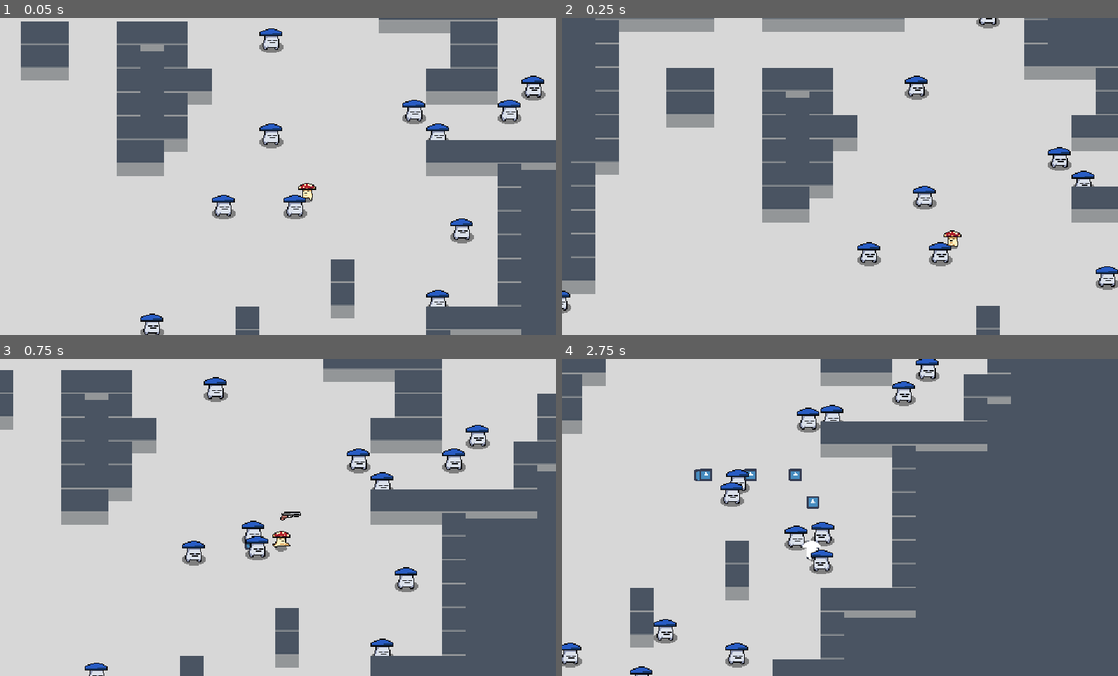
Above: before the commit, frames 1-4 (two rows, left to right).
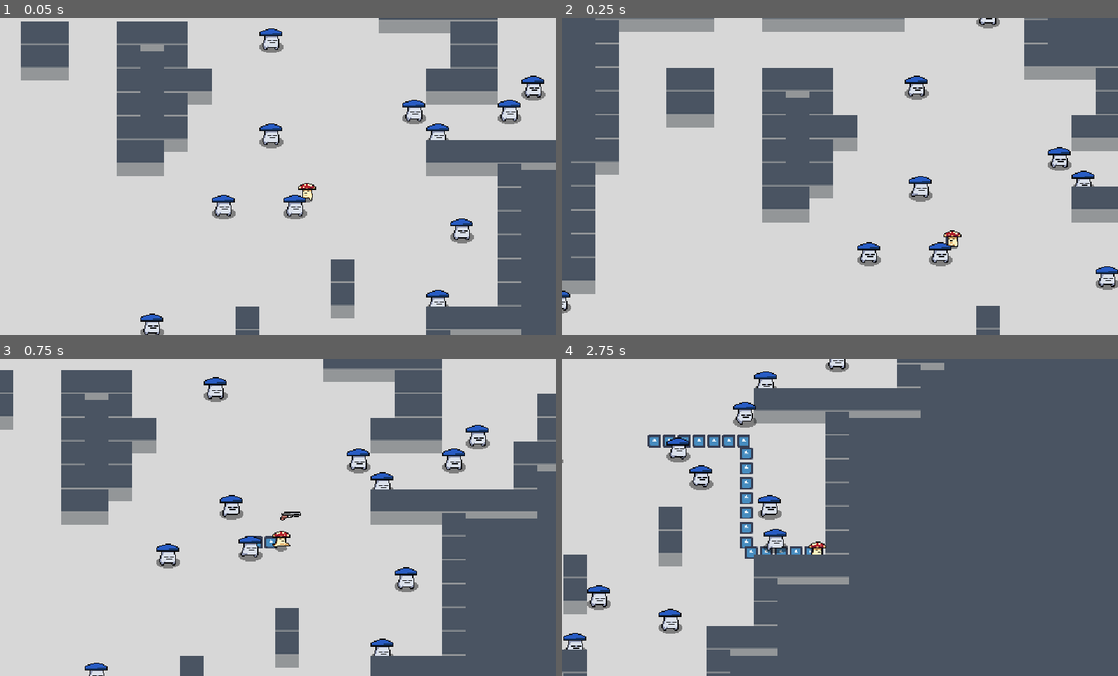
Above: after the commit, the same moments.

Repository: Hairic95/nuclear-throne-godot-clone
Game: Godot game, scene res://src/scenes/TestScene.tscn
Same seed, same stepped clock (60 frames per second), same inputs: the game is played once before the commit and once after it. The engine's default icon, where the game draws it, is replaced by a stand-in: a white triangle on a blue panel in a dark square.
Inputs (mouse positions are in pixels of both pictures, inside the frame that each line leads up to):
- Up to frame 1 (0.05 s): no input
- Up to frame 2 (0.25 s): no input
- Up to frame 3 (0.75 s): move the mouse to (400, 501) at 0.52 s; hold D from 0.53 s (still down); right-click (400, 501) at 0.6 s
- Up to frame 4 (2.75 s): move the mouse to (728, 533) at 1.27 s; release D at 1.28 s; hold S 1.28-2.03 s; click (728, 533) at 1.35 s; move the mouse to (895, 447) at 2.02 s; hold D from 2.03 s (still down); tap E (interact) at 2.1 s

Frame 1 is identical in both runs. In frame 2, 0.4% of the frame differs, in the area x 62-72%, y 49-73%; in frame 3, 1.0%; in frame 4, 28%, in the area x 0-81%, y 0-100%.

Commit message:
enemy ai fixes

Diff:
--- a/assets/animation_tree/character_basic_tree.tres
+++ b/assets/animation_tree/character_basic_tree.tres
@@ -45,4 +45,4 @@
 nodes/tr_alive/position = Vector2( 980, 220 )
 nodes/tr_movement/node = SubResource( 7 )
 nodes/tr_movement/position = Vector2( 420, 180 )
-node_connections = [ "output", 0, "tr_alive", "tr_movement", 0, "an_idle", "tr_movement", 1, "an_run", "os_hurt", 0, "tr_movement", "os_hurt", 1, "an_hurt", "tr_alive", 0, "os_hurt", "tr_alive", 1, "an_dead" ]
+node_connections = [ "output", 0, "tr_alive", "os_hurt", 0, "tr_movement", "os_hurt", 1, "an_hurt", "tr_movement", 0, "an_idle", "tr_movement", 1, "an_run", "tr_alive", 0, "os_hurt", "tr_alive", 1, "an_dead" ]
--- a/src/entities/enemies/Enemy.gd
+++ b/src/entities/enemies/Enemy.gd
@@ -7,7 +7,9 @@
 
 var player_in_range = null
 
-var speed = 100
+var direction = Vector2.ZERO
+
+var speed = 40
 
 func _ready():
 	randomize()
@@ -24,11 +26,25 @@
 				else:
 					$Sprite.flip_h = true
 
-				move_and_collide((player_in_range.global_position - global_position).normalized() * speed * delta)
+				direction = (player_in_range.global_position - global_position).normalized()
 
-			$Vision.look_at(player_in_range.global_position)
+			else:
+				var following_player = false
+
+				for scent in player_in_range.scent_trail:
+					$Vision.cast_to = (scent.global_position - global_position)
+					$Vision.force_raycast_update()
+					if !$Vision.is_colliding():
+						direction = (scent.global_position - global_position).normalized()
+						following_player = true
+						break
+
+				if !following_player:
+					player_in_range = null
+					direction = Vector2.ZERO
+					$ShootChanceInterval.stop()
 		else:
-			$Vision.rotate(delta * PI * 4)
+			$Vision.rotate(delta * PI * 6)
 			$Vision.cast_to = Vector2(120, 0)
 			$Vision.force_raycast_update()
 			if $Vision.is_colliding():
@@ -36,6 +52,13 @@
 				if collider.is_in_group("player"):
 					player_in_range = collider
 					$ShootChanceInterval.start()
+
+		move_and_collide(direction * speed * delta)
+
+		if direction != Vector2.ZERO:
+			 $AnimTree.set("parameters/tr_movement/current", 1)
+		else:
+			 $AnimTree.set("parameters/tr_movement/current", 0)
 
 var health = 4
 
--- a/src/entities/enemies/Enemy.tscn
+++ b/src/entities/enemies/Enemy.tscn
@@ -129,6 +129,8 @@
 height = 7.01833
 
 [node name="Enemy" type="KinematicBody2D"]
+collision_layer = 8
+collision_mask = 8
 script = ExtResource( 3 )
 bullet_reference = ExtResource( 5 )
 
--- a/src/entities/player/Player.gd
+++ b/src/entities/player/Player.gd
@@ -116,9 +116,9 @@
 	var new_scent = scent_reference.instance()
 	new_scent.global_position = global_position
 	if scent_trail.size() > 20:
-		var oldest_scent = scent_trail.pop_front()
+		var oldest_scent = scent_trail.pop_back()
 		oldest_scent.queue_free()
-	scent_trail.append(new_scent)
+	scent_trail.push_front(new_scent)
 	EventBus.emit_signal("emit_scent", new_scent)
 
 func _on_ScentTimer_timeout():
--- a/src/entities/player/Player.tscn
+++ b/src/entities/player/Player.tscn
@@ -187,7 +187,7 @@
 shape = SubResource( 6 )
 
 [node name="ScentTimer" type="Timer" parent="."]
-wait_time = 0.3
+wait_time = 0.1
 autostart = true
 [connection signal="timeout" from="CameraHandler/Frequency" to="CameraHandler" method="_on_Frequency_timeout"]
 [connection signal="timeout" from="CameraHandler/Duration" to="CameraHandler" method="_on_Duration_timeout"]
--- a/src/scenes/TestScene.tscn
+++ b/src/scenes/TestScene.tscn
@@ -27,8 +27,8 @@
 tile_set = ExtResource( 3 )
 cell_size = Vector2( 24, 24 )
 cell_y_sort = true
-collision_layer = 7
-collision_mask = 7
+collision_layer = 15
+collision_mask = 15
 format = 1
 
 [node name="Entities" type="YSort" parent="YSortable"]
Not shown: 3 places in assets/textures/background/TestTileset.tres that only renumber resources
